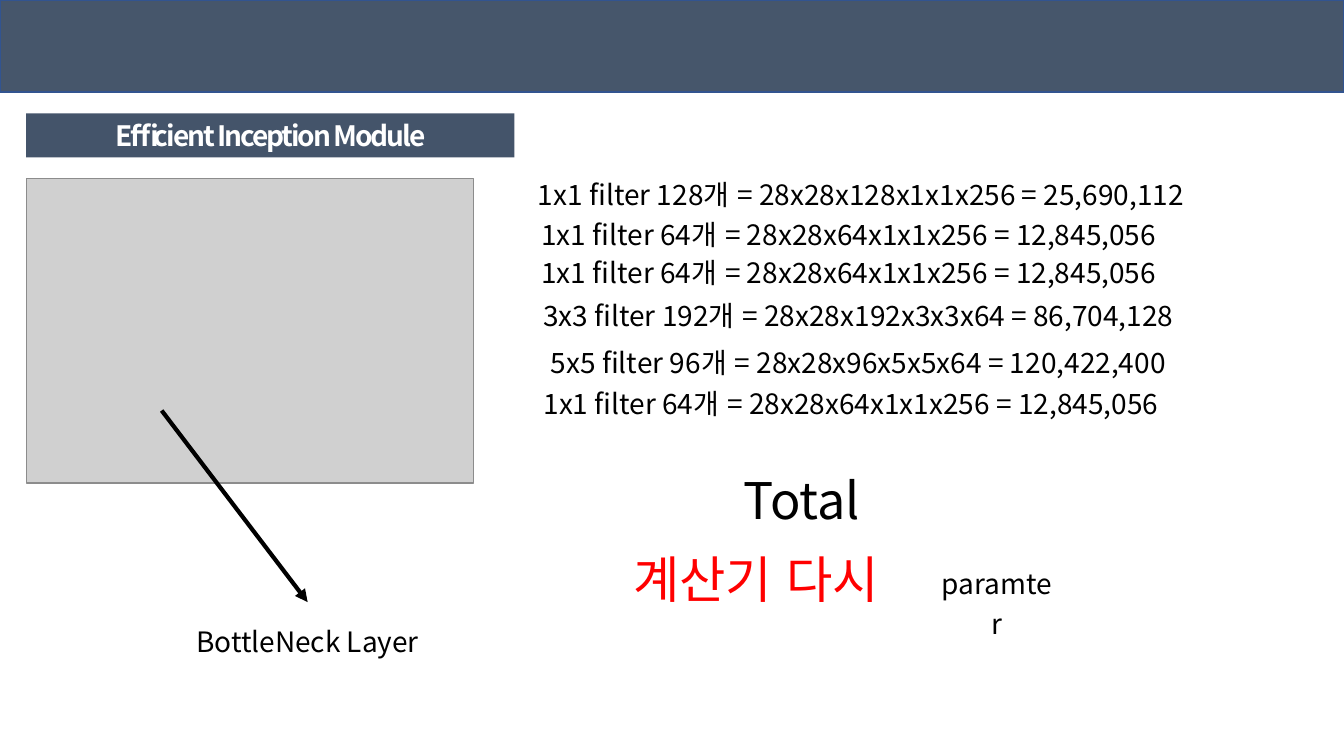
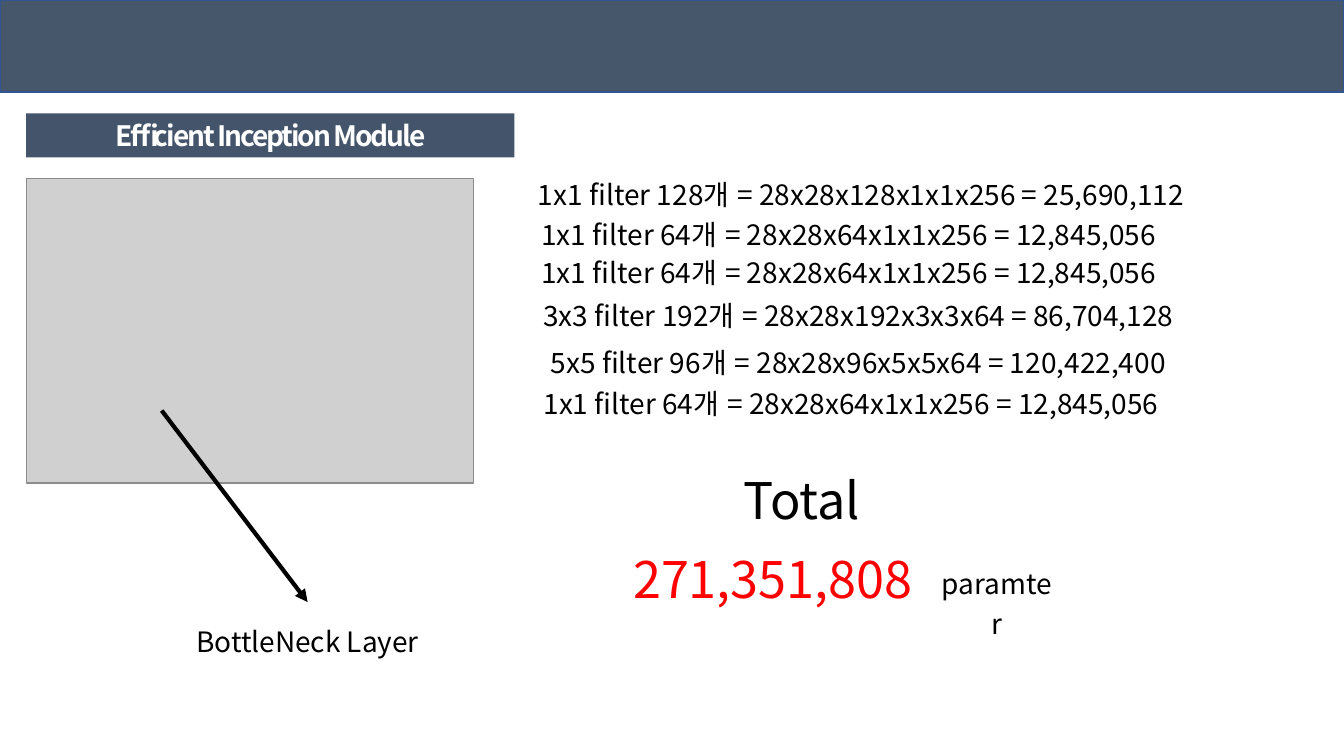
Before and after one commit to winston1214/BOAZ, a slide deck: slide 10 of Study_Summer_vacation/8week/standalone_DL_8week.pptx. Drawn at 1344x756 pixels with LibreOffice and Linux fonts; fonts in the diff are those of the drawing; grey boxes stand for pictures. Boxes give left, top, right and bottom in pixels: in the first picture for what was removed or moved away, otherwise in the second. Text is boxed around its words. In the diff, an @@ line names an element or a change of style, - is before the commit and + after.

Commit message:
8week presentation

```diff
--- a/Study_Summer_vacation/8week/standalone_DL_8week.pptx
+++ b/Study_Summer_vacation/8week/standalone_DL_8week.pptx
@@ text at [633, 560, 913, 608]: text changed @@
-계산기 다시
+271,351,808
```
